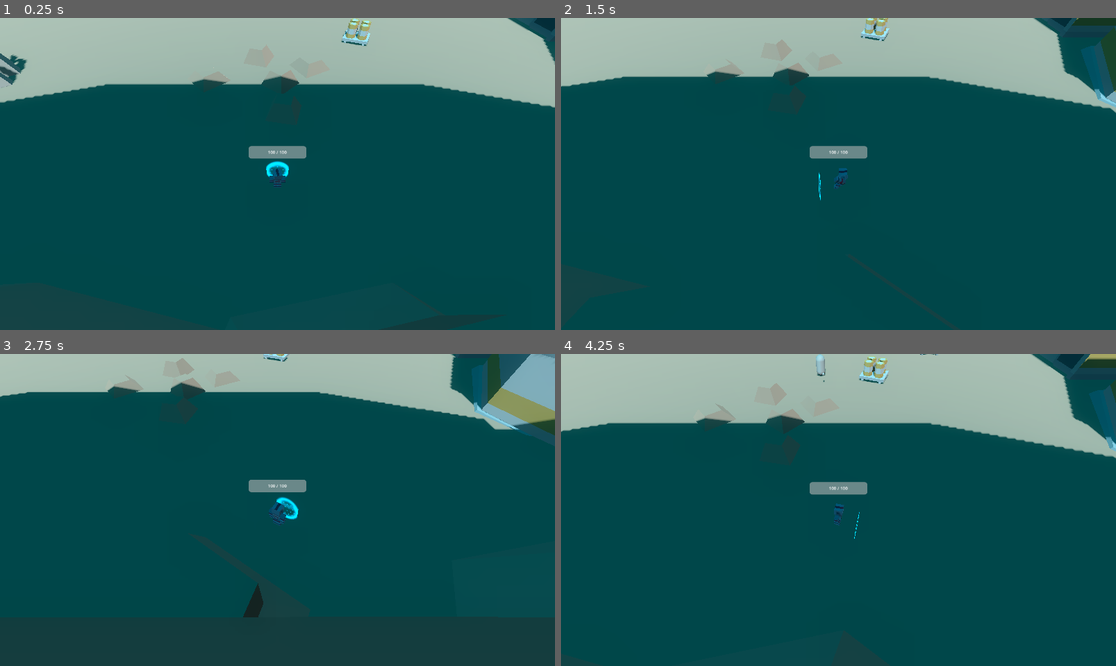
Above: before the commit, frames 1-4 (two rows, left to right).
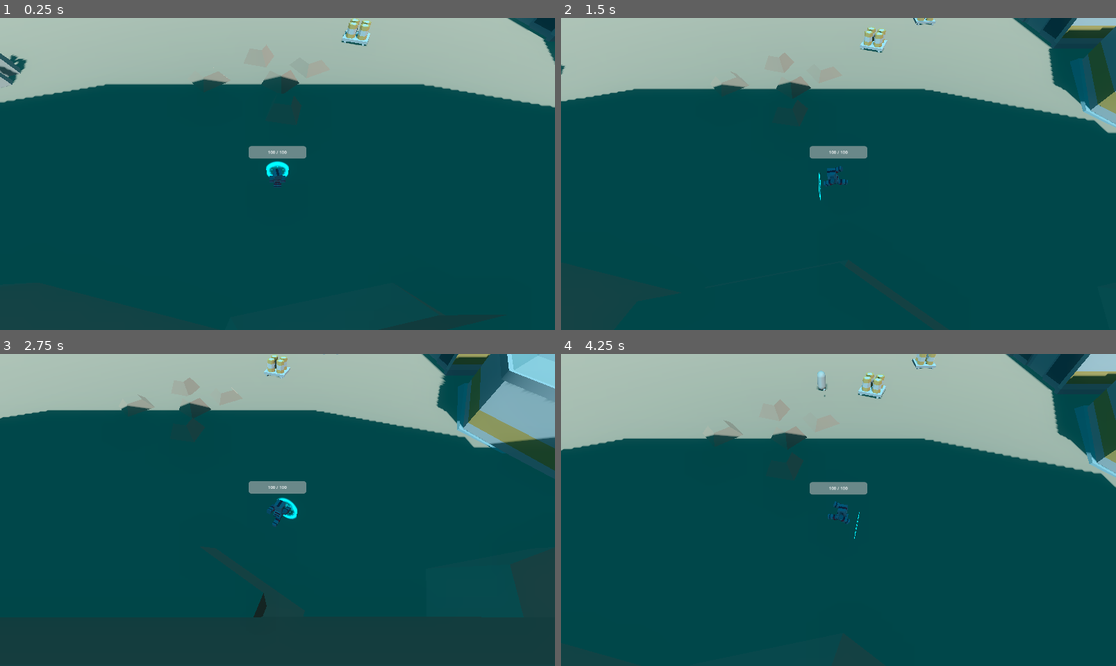
Above: after the commit, the same moments.

Repository: RayL4D/Rebound-Protocol
Game: Godot game, scene res://scenes/levels/arena_base.tscn
Same seed, same stepped clock (60 frames per second), same inputs: the game is played once before the commit and once after it.
Inputs (mouse positions are in pixels of both pictures, inside the frame that each line leads up to):
- Up to frame 1 (0.25 s): no input
- Up to frame 2 (1.5 s): tap Enter at 0.5 s; move the mouse to (960, 158) at 0.52 s; hold D (move_right) 0.53-1.28 s; click (960, 158) at 0.6 s; tap Space (parry, bound only before the commit) at 0.8, 1.35 s; move the mouse to (727, 189) at 1.27 s; hold S (move_backward) from 1.28 s (still down)
- Up to frame 3 (2.75 s): click (166, 525) at 1.55 s; move the mouse to (333, 441) at 2.02 s; release S (move_backward) at 2.03 s; hold D (move_right) from 2.03 s (still down); click (333, 441) at 2.1 s; tap Space (parry, bound only before the commit) at 2.3 s
- Up to frame 4 (4.25 s): move the mouse to (810, 572) at 2.77 s; release D (move_right) at 2.78 s; hold W (move_forward) 2.78-3.53 s; tap Space (parry, bound only before the commit) at 2.85, 3.8 s; click (810, 572) at 3.05 s; move the mouse to (1005, 556) at 3.52 s; hold A (move_left) from 3.53 s (still down); click (1005, 556) at 3.6 s

The runs differ from the first frame. In frame 1, less than 0.1% of the frame differs, in the area x 47-53%, y 46-54%; in frame 2, 8.0%; in frame 3, 11%, in the area x 0-100%, y 0-85%; in frame 4, 9.7%.

Commit message:
Editor shield material + player jump/landing
Add an editor-configured shield mesh/material and implement player jumping/landing feedback.

- Add assets/shaders/shield_mat.tres (QuadMesh) and reference existing shield shader in the player scene.
- Update scenes/player/player.tscn: add ShieldMesh using the quad resource, attach a ShaderMaterial subresource with shader parameters, expose jump_force on the Player node and tweak several model bone transforms.
- Refactor scripts/player/Shield.gd: stop creating the mesh and shader at runtime; instead grab the ShaderMaterial from the ShieldMesh and read the base color—simpler and uses editor configuration.
- Update scripts/player/Player.gd: export jump_force and fall_multiplier, strengthen fall gravity, add jump handling, squash & stretch tweens for takeoff/landing, and a lean update based on vertical velocity.
- Update project.godot input map: add a "jump" action and change parry mapping to a mouse button event.

These changes move shield visuals to scene/editor configuration and add responsive jump/landing animation and improved gravity behavior for the player.

Diff:
--- /dev/null
+++ b/assets/shaders/shield_mat.tres
@@ -0,0 +1,4 @@
+[gd_resource type="QuadMesh" format=3 uid="uid://dpend1yiu4akp"]
+
+[resource]
+size = Vector2(1, 1.5)
--- a/project.godot
+++ b/project.godot
@@ -47,8 +47,14 @@
 }
 parry={
 "deadzone": 0.2,
+"events": [Object(InputEventMouseButton,"resource_local_to_scene":false,"resource_name":"","device":-1,"window_id":0,"alt_pressed":false,"shift_pressed":false,"ctrl_pressed":false,"meta_pressed":false,"button_mask":1,"position":Vector2(228, 5),"global_position":Vector2(240, 65),"factor":1.0,"button_index":1,"canceled":false,"pressed":true,"double_click":false,"script":null)
+, Object(InputEventJoypadButton,"resource_local_to_scene":false,"resource_name":"","device":-1,"button_index":2,"pressure":0.0,"pressed":false,"script":null)
+]
+}
+jump={
+"deadzone": 0.2,
 "events": [Object(InputEventKey,"resource_local_to_scene":false,"resource_name":"","device":-1,"window_id":0,"alt_press …(191 unchanged characters)…
-, Object(InputEventJoypadButton,"resource_local_to_scene":false,"resource_name":"","device":-1,"button_index":2,"pressure":0.0,"pressed":false,"script":null)
+, Object(InputEventJoypadButton,"resource_local_to_scene":false,"resource_name":"","device":-1,"button_index":0,"pressure":0.0,"pressed":false,"script":null)
 ]
 }
 
--- a/scenes/player/player.tscn
+++ b/scenes/player/player.tscn
@@ -4,15 +4,24 @@
 [ext_resource type="Script" uid="uid://bgkginfq3aqd" path="res://scripts/player/Shield.gd" id="2_gmlin"]
 [ext_resource type="Script" uid="uid://v4jutpy8jkwk" path="res://scripts/player/Parry_timer.gd" id="3_lvxji"]
 [ext_resource type="PackedScene" uid="uid://dvct7n48fh007" path="res://assets/models/player/character-g.glb" id="4_lvxji"]
+[ext_resource type="QuadMesh" uid="uid://dpend1yiu4akp" path="res://assets/shaders/shield_mat.tres" id="5_75vfm"]
+[ext_resource type="Shader" uid="uid://71l6vdcqapbb" path="res://assets/shaders/shield.gdshader" id="5_p47bc"]
 
 [sub_resource type="CapsuleShape3D" id="CapsuleShape3D_8afob"]
 radius = 0.25
 height = 1.8
 
-[sub_resource type="BoxMesh" id="BoxMesh_dovo2"]
-
 [sub_resource type="BoxShape3D" id="BoxShape3D_hitarea"]
 size = Vector3(1.2, 1.2, 0.5)
+
+[sub_resource type="ShaderMaterial" id="ShaderMaterial_0owmy"]
+render_priority = 0
+shader = ExtResource("5_p47bc")
+shader_parameter/shield_color = Color(0, 0.85430586, 1, 0.85)
+shader_parameter/intensity = 1.5
+shader_parameter/hex_scale = 6.0
+shader_parameter/pulse_speed = 1.5
+shader_parameter/wave_speed = 3.0
 
 [sub_resource type="AnimationNodeAnimation" id="AnimationNodeAnimation_p47bc"]
 animation = &"die"
@@ -59,6 +68,7 @@
 
 [node name="Player" type="CharacterBody3D" unique_id=222719199]
 script = ExtResource("1_8afob")
+jump_force = 5.0
 
 [node name="SpringArm3D" type="SpringArm3D" parent="." unique_id=2018840139]
 transform = Transform3D(1, 0, 0, 0, 0.57357645, 0.81915206, 0, -0.81915206, 0.57357645, 0, 0, 0)
@@ -70,26 +80,22 @@
 transform = Transform3D(0.4, 0, 0, 0, 0.4, 0, 0, 0, 0.4, 0, 0, 0)
 
 [node name="torso" parent="RobotModel/character-g/root" parent_id_path=PackedInt32Array(1575018680, 91212867) index="2" unique_id=1572204047]
-transform = Transform3D(1, 0, 0, 0, 0.99788487, 0.06500622, 0, -0.06500622, 0.99788487, 0, 0.7, 0)
+transform = Transform3D(1, 0, 0, 0, 0.9992298, -0.039240446, 0, 0.039240446, 0.9992298, 0, 0.7, 0)
 
 [node name="arm-left" parent="RobotModel/character-g/root/torso" index="0" unique_id=1539902478]
-transform = Transform3D(1, 0, 0, 0, 0.98101735, 0.19391984, 0, -0.19391984, 0.98101735, 0.4000001, 1.1, -0.099999905)
+transform = Transform3D(1, 0, 0, 0, 0.9930753, -0.117479645, 0, 0.117479645, 0.9930753, 0.4000001, 1.1, -0.099999905)
 
 [node name="arm-right" parent="RobotModel/character-g/root/torso" index="1" unique_id=822799953]
-transform = Transform3D(1, 0, 0, 0, 0.98101735, 0.19391984, 0, -0.19391984, 0.98101735, -0.4000001, 1.1, -0.099999905)
+transform = Transform3D(1, 0, 0, 0, 0.9930753, -0.117479645, 0, 0.117479645, 0.9930753, -0.4000001, 1.1, -0.099999905)
 
 [node name="head" parent="RobotModel/character-g/root/torso" index="2" unique_id=793382359]
-transform = Transform3D(0.098101735, 0, 0.019391984, 0, 0.1, 0, -0.019391984, 0, 0.098101735, 0, 1.2, 0)
+transform = Transform3D(0.09930753, 0, -0.011747965, 0, 0.1, 0, 0.011747965, 0, 0.09930753, 0, 1.2, 0)
 
 [node name="CollisionShape3D" type="CollisionShape3D" parent="." unique_id=836211236]
 shape = SubResource("CapsuleShape3D_8afob")
 
 [node name="Shield" type="Node3D" parent="." unique_id=140729588]
 script = ExtResource("2_gmlin")
-
-[node name="MeshInstance3D" type="MeshInstance3D" parent="Shield" unique_id=1118235830]
-transform = Transform3D(1, 0, 0, 0, 1, 0, 0, 0, 1, 0, 0, 1)
-mesh = SubResource("BoxMesh_dovo2")
 
 [node name="HitArea" type="Area3D" parent="Shield" unique_id=249470187]
 collision_layer = 4
@@ -102,6 +108,10 @@
 script = ExtResource("3_lvxji")
 max_parry_window = 0.3
 
+[node name="ShieldMesh" type="MeshInstance3D" parent="Shield" unique_id=189672622]
+mesh = ExtResource("5_75vfm")
+surface_material_override/0 = SubResource("ShaderMaterial_0owmy")
+
 [node name="AnimationTree" type="AnimationTree" parent="." unique_id=204249420]
 root_node = NodePath("../RobotModel")
 tree_root = SubResource("AnimationNodeStateMachine_myrg7")
--- a/scripts/player/Player.gd
+++ b/scripts/player/Player.gd
@@ -7,6 +7,8 @@
 
 # --- Exports (modifiables dans l'inspector Godot) ----------------
 @export var move_speed: float     = 5.0
+@export var jump_force: float     = 8.0
+@export var fall_multiplier: float = 2.5  # Gravité multipliée pendant la chute
 @export var max_hp: int           = 100
 @export var rotation_speed: float = 15.0  # Vitesse d'interpolation de la rotation
 
@@ -24,6 +26,8 @@
 var current_hp: int
 var is_dead: bool          = false
 var _parry_requested: bool = false
+var _was_on_floor: bool    = true   # Pour détecter l'atterrissage
+var _model_base_scale: Vector3     # Scale originale du RobotModel (lue dans _ready)
 
 # Gravité récupérée depuis les paramètres projet Godot
 var gravity: float = ProjectSettings.get_setting("physics/3d/default_gravity")
@@ -43,6 +47,7 @@
 	spring_arm.set_as_top_level(true)
 	add_to_group("player")
 	_apply_texture_recursive(robot_model)
+	_model_base_scale = robot_model.scale  # Mémoriser la scale réelle du modèle
 
 	# Stoppe l'AnimationPlayer brut du GLB — c'est l'AnimationTree qui prend
 	# le relais pour piloter les états (idle/sprint/parry/die).
@@ -70,6 +75,7 @@
 		return
 
 	_apply_gravity(delta)
+	_handle_jump()       # Après gravity : overrride velocity.y si saut demandé
 	_handle_movement()
 	_rotate_toward_mouse(delta)
 
@@ -83,7 +89,7 @@
 
 	spring_arm.global_position = global_position + Vector3(0, 0.9, 0)
 	robot_model.position = Vector3.ZERO
-
+	_update_lean(delta)
 	_update_animation()
 
 
@@ -94,8 +100,54 @@
 func _apply_gravity(delta: float) -> void:
 	if is_on_floor():
 		velocity.y = 0.0
+	elif velocity.y < 0.0:
+		# Chute : gravité renforcée pour éviter le flottement
+		velocity.y -= gravity * fall_multiplier * delta
 	else:
+		# Montée : gravité normale
 		velocity.y -= gravity * delta
+
+
+func _handle_jump() -> void:
+	var on_floor := is_on_floor()
+
+	if Input.is_action_just_pressed("jump") and on_floor:
+		velocity.y        = jump_force
+		floor_snap_length = 0.0   # Laisser le sol pour de vrai
+		_squash_stretch_jump()
+	elif on_floor and not _was_on_floor:
+		floor_snap_length = 0.3   # Rétablir le snap à l'atterrissage
+		_squash_stretch_land()
+	elif on_floor:
+		floor_snap_length = 0.3
+
+	_was_on_floor = on_floor
+
+
+# Tilt du modèle selon la vélocité verticale — donne l'impression d'un arc
+func _update_lean(delta: float) -> void:
+	# velocity.y positif = montée → penche en arrière
+	# velocity.y négatif = chute → penche en avant
+	var target_tilt: float = clamp(-velocity.y * 0.03, -0.3, 0.3)
+	robot_model.rotation.x = lerp(robot_model.rotation.x, target_tilt, 12.0 * delta)
+
+
+# Squash & stretch au décollage
+func _squash_stretch_jump() -> void:
+	var b := _model_base_scale
+	var tween := create_tween()
+	tween.tween_property(robot_model, "scale", Vector3(b.x * 1.2, b.y * 0.7,  b.z * 1.2),  0.07)
+	tween.tween_property(robot_model, "scale", Vector3(b.x * 0.85, b.y * 1.3, b.z * 0.85), 0.12)
+	tween.tween_property(robot_model, "scale", b,                                            0.18)
+
+
+# Squash & stretch à l'atterrissage
+func _squash_stretch_land() -> void:
+	var b := _model_base_scale
+	var tween := create_tween()
+	tween.tween_property(robot_model, "scale", Vector3(b.x * 1.3,  b.y * 0.65, b.z * 1.3),  0.06)
+	tween.tween_property(robot_model, "scale", Vector3(b.x * 0.92, b.y * 1.1,  b.z * 0.92), 0.09)
+	tween.tween_property(robot_model, "scale", b,                                             0.1)
 
 
 func _handle_movement() -> void:
--- a/scripts/player/Shield.gd
+++ b/scripts/player/Shield.gd
@@ -1,6 +1,10 @@
 # =============================================================
 # Shield.gd — Rotation du bouclier + logique de parade + visuel
 # Rebound Protocol · Conventions : snake_case vars, PascalCase class
+# =============================================================
+# Le visuel (MeshInstance3D + ShaderMaterial) est configuré dans
+# l'éditeur sur le nœud enfant "ShieldMesh". Le script récupère
+# le matériau au démarrage pour gérer les flashes de parade.
 # =============================================================
 class_name Shield
 extends Node3D
@@ -9,8 +13,9 @@
 @export var orbit_radius: float = 0.8
 
 # --- Références nœuds --------------------------------------------
-@onready var parry_timer: ParryTimer = $ParryTimer
-@onready var hit_area: Area3D        = $HitArea
+@onready var parry_timer:    ParryTimer      = $ParryTimer
+@onready var hit_area:       Area3D          = $HitArea
+@onready var _mesh_instance: MeshInstance3D  = $ShieldMesh
 
 # --- Scène de la balle renvoyée ----------------------------------
 var _bullet_reflected_scene: PackedScene = preload("res://scenes/enemies/bullet_reflected.tscn")
@@ -21,10 +26,9 @@
 var _shield_direction: Vector3 = Vector3.FORWARD
 var _pending_bullet: Bullet    = null
 
-# --- Visuels -----------------------------------------------------
-var _base_color: Color          = Color(0.0, 0.7, 1.0, 0.85)
+# --- Matériau (lu depuis ShieldMesh dans l'éditeur) --------------
 var _shield_mat: ShaderMaterial
-var _mesh_instance: MeshInstance3D
+var _base_color: Color
 
 
 # =============================================================
@@ -38,63 +42,14 @@
 	hit_area.area_entered.connect(_on_bullet_entered)
 	parry_timer.parry_resolved.connect(_on_parry_resolved)
 
-	_setup_shield_visual()
+	# Récupérer le ShaderMaterial configuré dans l'éditeur
+	_shield_mat = _mesh_instance.material_override as ShaderMaterial
+	if _shield_mat == null:
+		push_error("Shield: aucun ShaderMaterial trouvé sur ShieldMesh — vérifie l'éditeur.")
+		return
 
-
-func _setup_shield_visual() -> void:
-	for child in get_children():
-		if child is MeshInstance3D:
-			child.queue_free()
-
-	_mesh_instance      = MeshInstance3D.new()
-	var quad            := QuadMesh.new()
-	quad.size            = Vector2(1.0, 1.5)
-	_mesh_instance.mesh  = quad
-	add_child(_mesh_instance)
-
-	var shader         := Shader.new()
-	shader.code         = _shader_code()
-	_shield_mat         = ShaderMaterial.new()
-	_shield_mat.shader  = shader
-	_shield_mat.set_shader_parameter("shield_color", _base_color)
-	_shield_mat.set_shader_parameter("intensity",    1.5)
-	_shield_mat.set_shader_parameter("hex_scale",    6.0)
-	_shield_mat.set_shader_parameter("pulse_speed",  1.5)
-	_shield_mat.set_shader_parameter("wave_speed",   3.0)
-	_mesh_instance.material_override = _shield_mat
-
-
-func _shader_code() -> String:
-	return (
-	  "shader_type spatial;\n"
-	+ "render_mode blend_add, depth_draw_never, cull_disabled, unshaded;\n"
-	+ "uniform vec4  shield_color : source_color = vec4(0.0,0.7,1.0,0.85);\n"
-	+ "uniform float intensity    : hint_range(0.0,5.0)  = 1.5;\n"
-	+ "uniform float hex_scale    : hint_range(1.0,20.0) = 6.0;\n"
-	+ "uniform float pulse_speed  : hint_range(0.1,5.0)  = 1.5;\n"
-	+ "uniform float wave_speed   : hint_range(0.1,10.0) = 3.0;\n"
-	+ "vec2 hex_center(vec2 p){\n"
-	+ "  vec2 r=vec2(1.0,1.732); vec2 h=r*0.5;\n"
-	+ "  vec2 a=mod(p,r)-h; vec2 b=mod(p-h,r)-h;\n"
-	+ "  return dot(a,a)<dot(b,b)?a:b;}\n"
-	+ "void fragment(){\n"
-	+ "  vec2 uv=UV*2.0-1.0;\n"
-	+ "  float sd=length(uv*vec2(0.85,1.0));\n"
-	+ "  float shape=1.0-smoothstep(0.75,1.0,sd);\n"
-	+ "  if(shape<0.001){discard;}\n"
-	+ "  float pulse=sin(TIME*pulse_speed)*0.5+0.5;\n"
-	+ "  vec2 hex=hex_center(UV*hex_scale);\n"
-	+ "  float hd=length(hex);\n"
-	+ "  float hline=1.0-smoothstep(0.04,0.14,hd);\n"
-	+ "  float hglow=exp(-hd*10.0)*0.25;\n"
-	+ "  float edge=smoothstep(0.45,0.85,sd);\n"
-	+ "  float wave=pow(sin(UV.y*10.0-TIME*wave_speed)*0.5+0.5,5.0)*0.35;\n"
-	+ "  float b=(hline*0.65+hglow+edge*0.9+wave+pulse*0.12)*shape;\n"
-	+ "  vec3 holo=shield_color.rgb+vec3(-0.05,0.05,0.15)*(UV.y-0.5);\n"
-	+ "  ALBEDO=holo;\n"
-	+ "  ALPHA=clamp(b*intensity*shield_color.a,0.0,1.0);\n"
-	+ "  EMISSION=holo*(hline+edge*0.6+pulse*0.08)*intensity;}\n"
-	)
+	# Lire la couleur de base depuis le matériau (définie dans l'inspector)
+	_base_color = _shield_mat.get_shader_parameter("shield_color")
 
 
 func _process(_delta: float) -> void:
